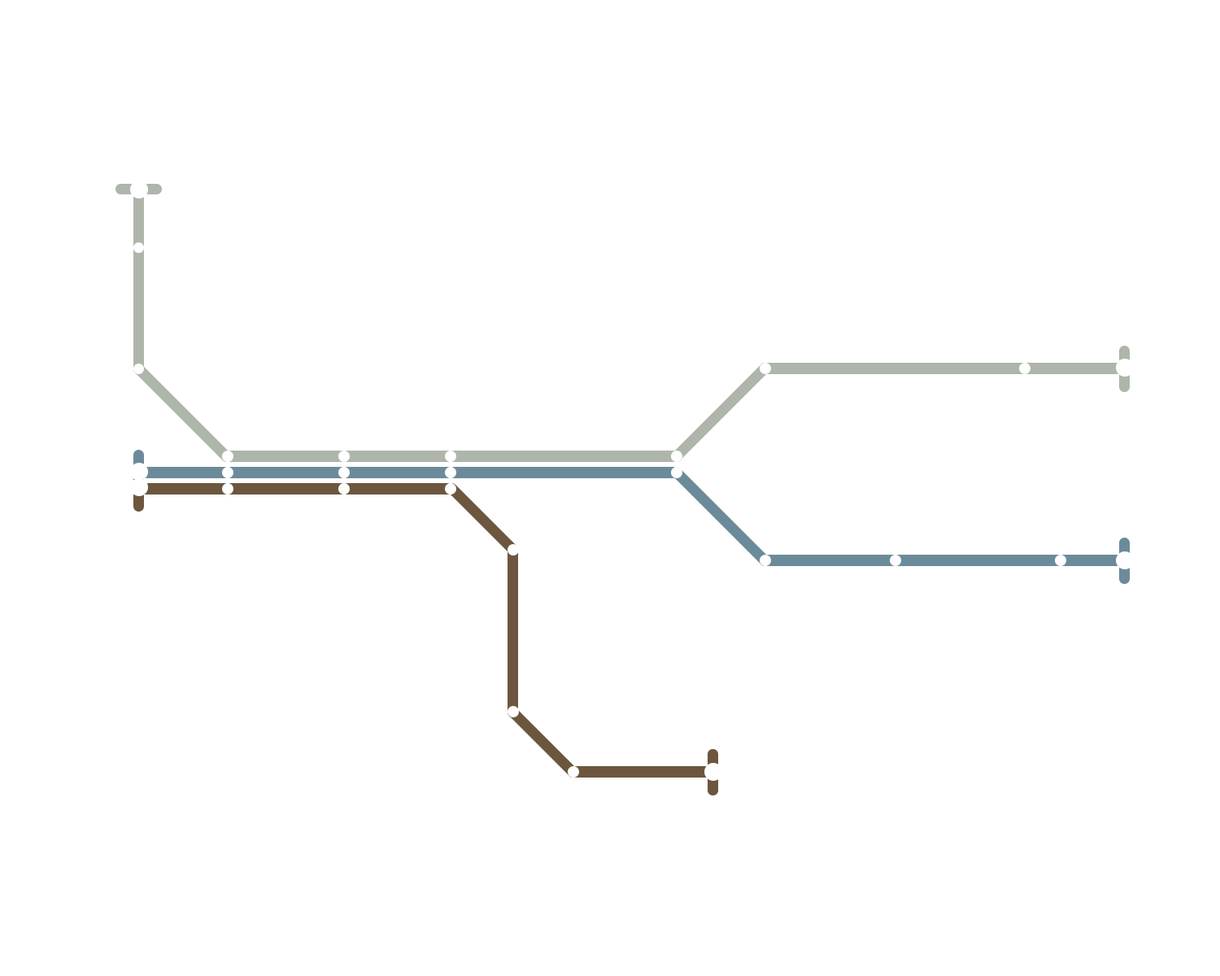
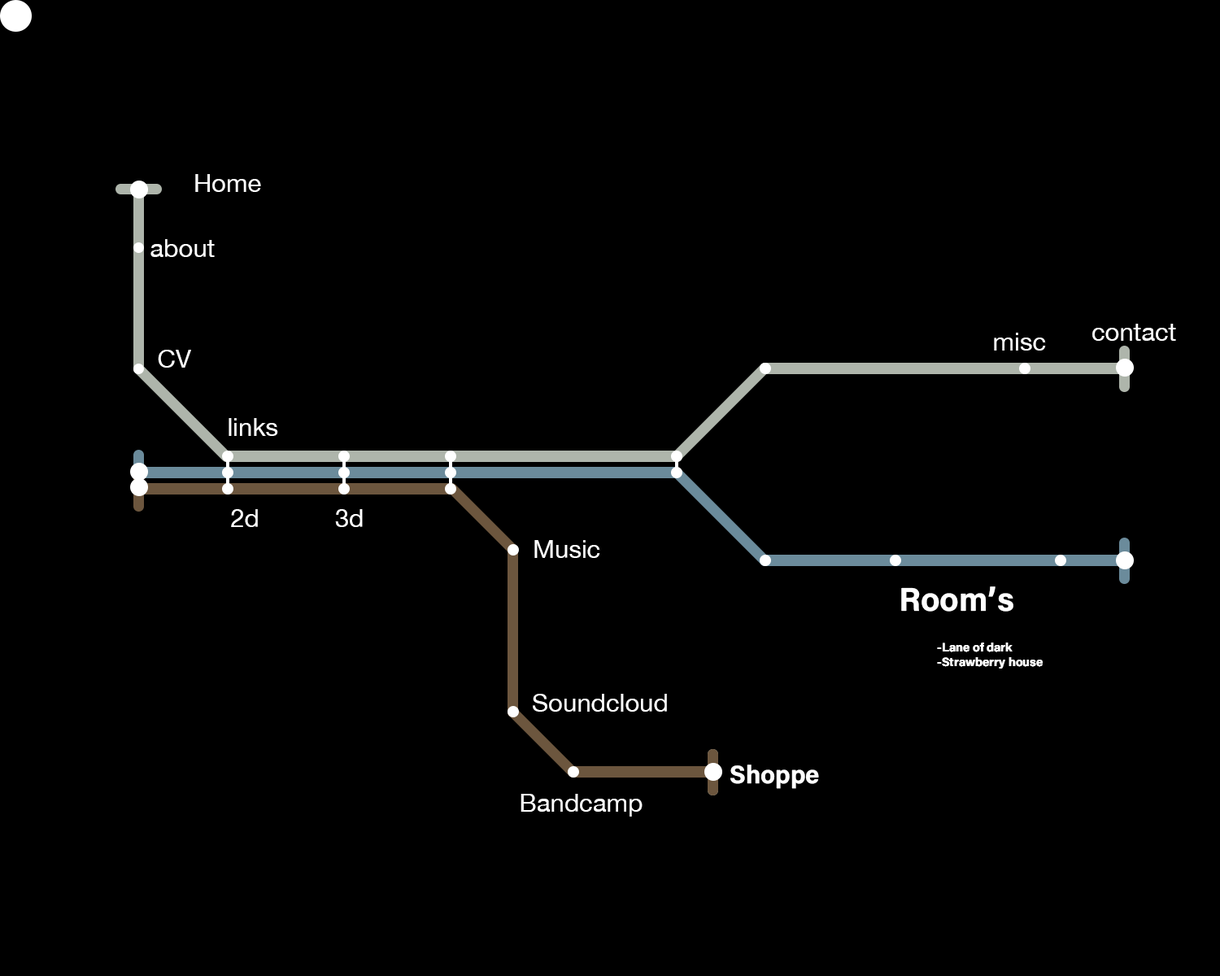
Revision of a layered 1220px x 976px image; what changed, layer by layer:
showed group "Group 4" (14 layers) over [150,174,1177,817]
added layer "Ellipse 1 copy 21" in group "Group 2" over [0,0,32,32]
added layer "Layer 1" over [0,0,1220,976]
